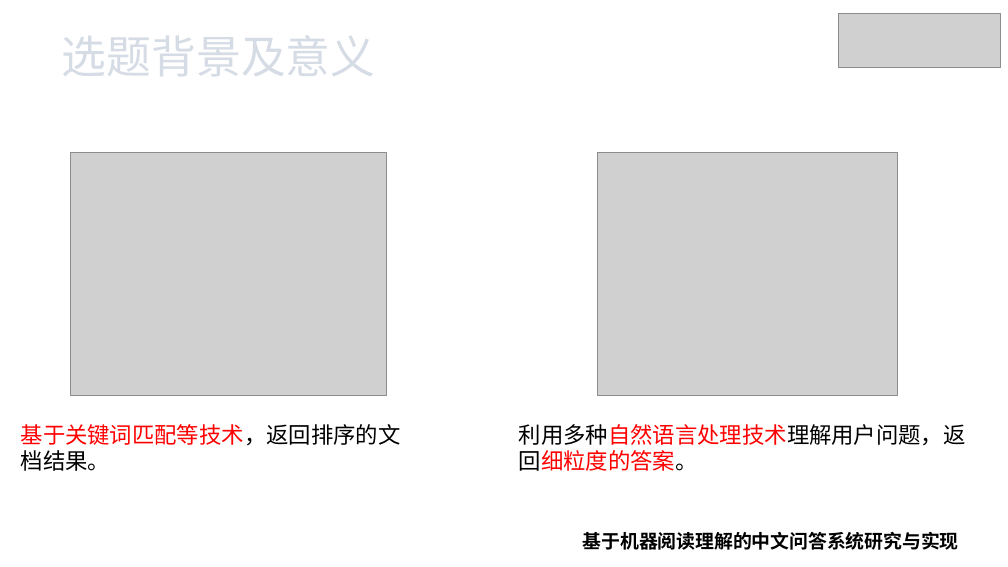
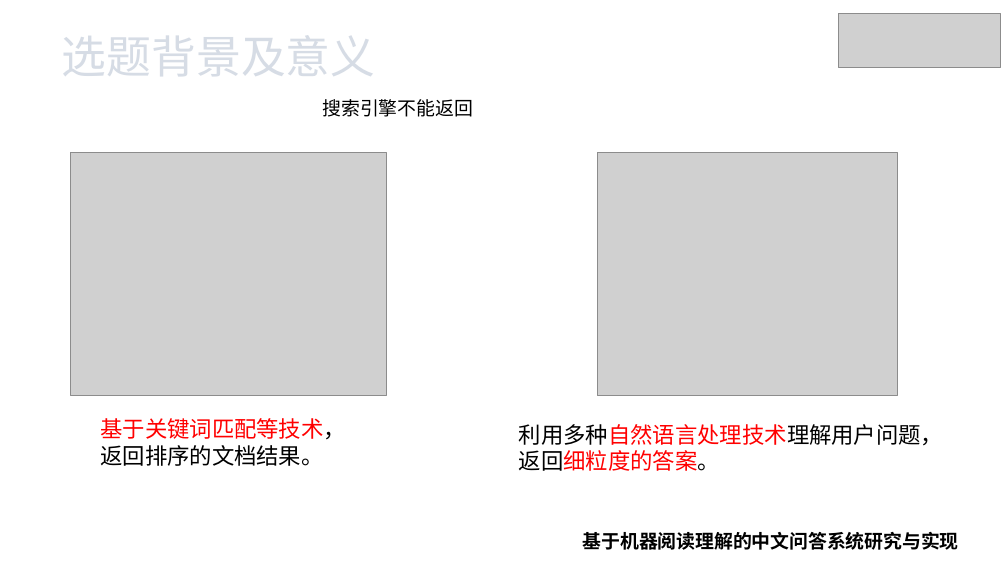
Before and after one commit to xhsun1997/ChineseMRC, a slide deck: slide 4 of 孙相会.pptx. Drawn at 1008x567 pixels with LibreOffice and Linux fonts; fonts in the diff are those of the drawing; grey boxes stand for pictures. Boxes give left, top, right and bottom in pixels: in the first picture for what was removed or moved away, otherwise in the second. Text is boxed around its words. In the diff, an @@ line names an element or a change of style, - is before the commit and + after.

```diff
--- a/孙相会.pptx
+++ b/孙相会.pptx
@@ text added at (x1=323, y1=99, x2=473, y2=117), 13.5 pt, text #000000 @@
+搜索引擎不能返回
@@ text "基于关键词匹配等技术，返回排序的文档结果。" rewrapped from (x1=21, y1=424, x2=401, y2=471) to (x1=100, y1=418, x2=346, y2=466) @@
@@ text at (x1=519, y1=424, x2=943, y2=471): text changed @@
-利用多种自然语言处理技术理解用户问题，返回细粒度的答案。
+利用多种自然语言处理技术理解用户问题，
+返回细粒度的答案。
```
Also in this commit, not shown: 2 other slides changed, 7 other files.
